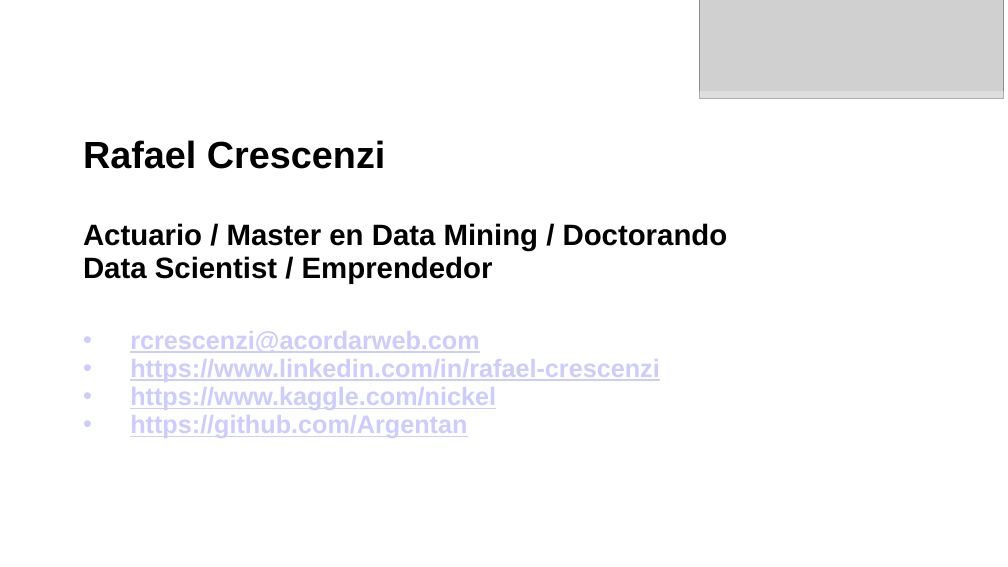
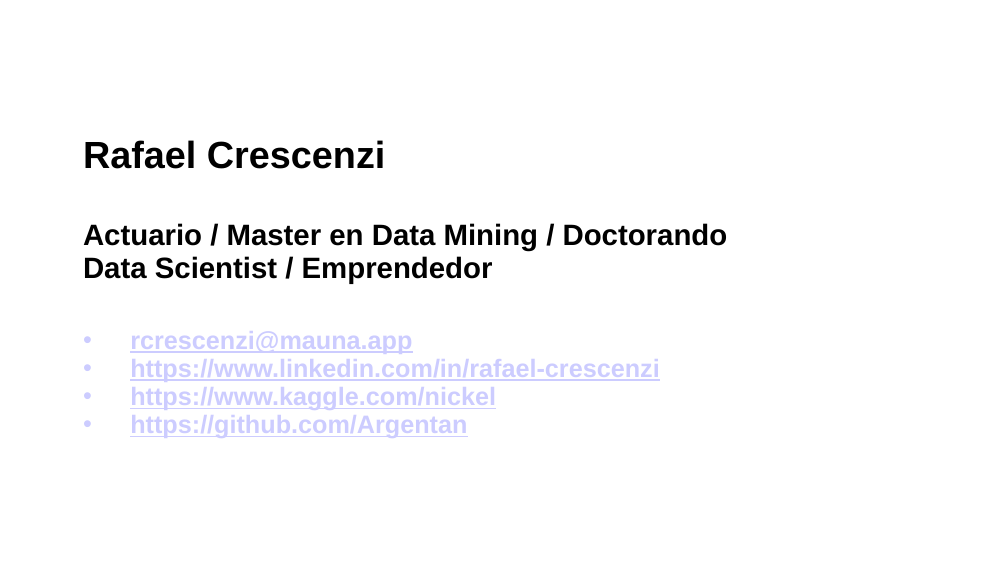
Before and after one commit to Argentan/DDA, a slide deck: slide 2 of 1. intro.pptx. Drawn at 1008x567 pixels with LibreOffice and Linux fonts; fonts in the diff are those of the drawing; grey boxes stand for pictures; background and template pictures are left out. Boxes give left, top, right and bottom in pixels: in the first picture for what was removed or moved away, otherwise in the second. Text is boxed around its words. In the diff, an @@ line names an element or a change of style, - is before the commit and + after.

```diff
--- a/1. intro.pptx
+++ b/1. intro.pptx
@@ picture removed at (699,0,1003,99) @@
@@ text at (130,331,412,354): text changed @@
-    • rcrescenzi@acordarweb.com
+    • rcrescenzi@mauna.app
```
Also in this commit, not shown: 25 other slides changed, 1 slide added, 1 slide removed, 13 other files.
